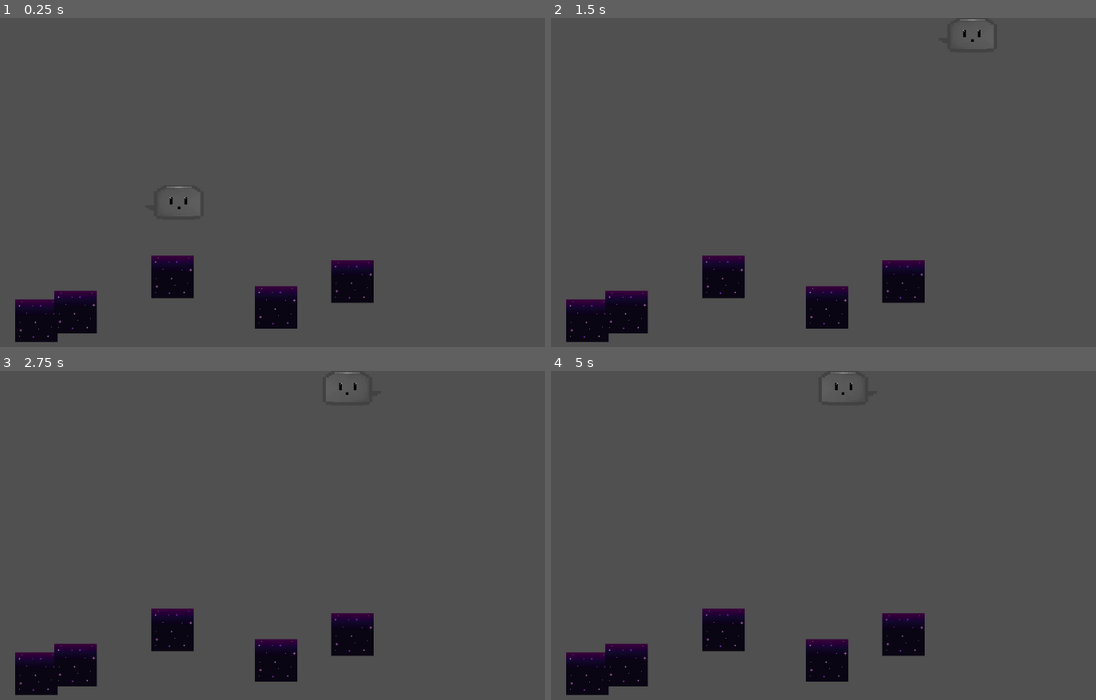
Above: before the commit, frames 1-4 (two rows, left to right).
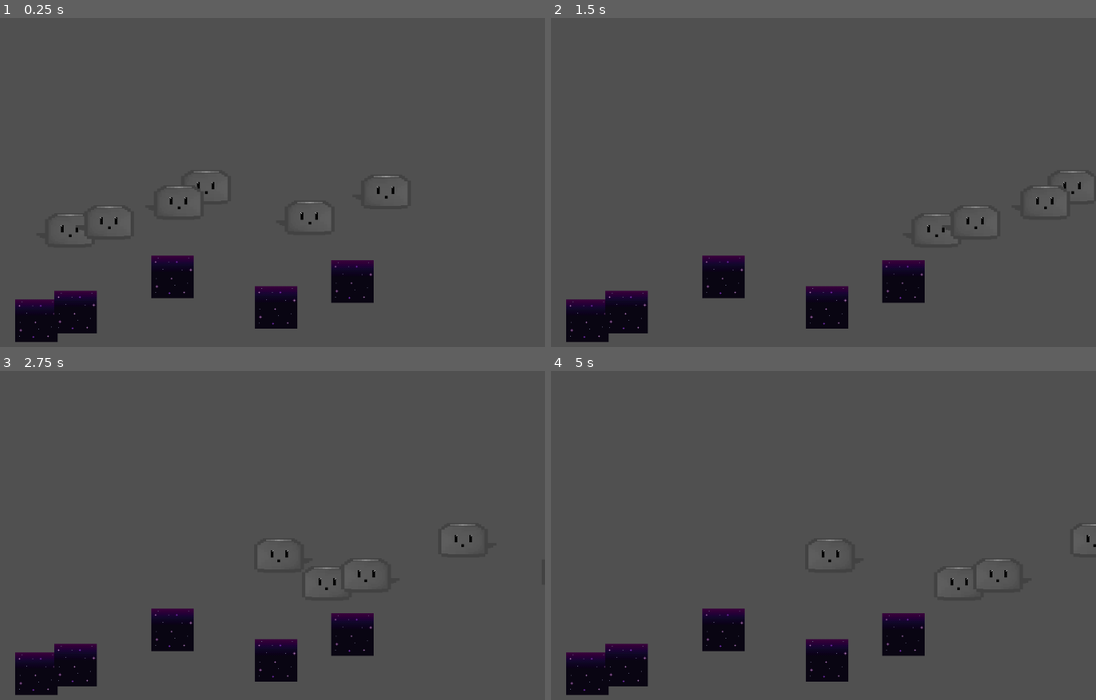
Above: after the commit, the same moments.

Repository: val-h/project-a
Game: Godot game, scene res://charecters/Physics test.tscn
Same seed, same stepped clock (60 frames per second), same inputs: the game is played once before the commit and once after it. This scene is started directly instead of the project's main scene.
Inputs:
- Up to frame 1 (0.25 s): no input
- Up to frame 2 (1.5 s): tap Enter at 0.5 s; hold W (move_up) 0.53-1.28 s; hold D (move_right) from 0.53 s (still down); tap Space (start_game) at 1.35 s
- Up to frame 3 (2.75 s): tap W (move_up) at 1.52, 1.55, 1.82 s; release D (move_right) at 2.03 s; hold A (move_left) from 2.03 s (still down); hold W (move_up) from 2.03 s (still down)
- Up to frame 4 (5 s): release A (move_left) at 2.78 s; release W (move_up) at 2.78 s; hold D (move_right) 2.78-4.28 s; tap Space (start_game) at 2.85, 4.25, 4.35 s; tap W (move_up) at 3.02, 3.05, 3.32, 4.52, 4.55, 4.82 s; hold W (move_up) 3.53-4.28 s; hold A (move_left) from 4.28 s (still down)

The runs differ from the first frame. In frame 1, 0.2% of the frame differs, in the area x 10-74%, y 46-67%; in frame 2, 0.2%; in frame 3, 0.2%; in frame 4, 0.2%.

Commit message:
little to no progress on the player

Diff:
--- a/Project A/Player-physics.gd
+++ b/Project A/Scripts/Player-physics.gd
@@ -7,18 +7,19 @@
 export var speed = 500
 var screen_size
 var sprite_size
+var y_velo = 0
 
 func _ready():
 	screen_size = get_viewport_rect().size
 	sprite_size = $Sprite.get_rect().size
 
-func _process(delta):
+func _physics_process(delta):
 	# Create the vector var and control the direction of the movements
 	var velocity = Vector2()
-	if Input.is_action_pressed("move_up"):
-		velocity.y -= 1
-	if Input.is_action_pressed("move_down"):
-		velocity.y += 1
+#	if Input.is_action_pressed("move_up"):
+#		velocity.y -= 1
+#	if Input.is_action_pressed("move_down"):
+#		velocity.y += 1
 	if Input.is_action_pressed("move_left"):
 		velocity.x -= 1
 	if Input.is_action_pressed("move_right"):
@@ -29,9 +30,18 @@
 		velocity = velocity.normalized() * speed
 
 	# Update the position of the player and set its limits
+	var grounded = is_on_floor()
+	y_velo += GRAVITY
 	position += velocity * delta
 	position.x = clamp(position.x, 0 + sprite_size.x / 2, screen_size.x - sprite_size.x / 2)
-	position.y = clamp(position.y, 0 + sprite_size.y / 2, screen_size.y - sprite_size.y / 2)
+#	position.y = clamp(position.y, 0 + sprite_size.y / 2, screen_size.y - sprite_size.y / 2)
+	if grounded and Input.is_action_just_pressed("move_up"):
+		y_velo -= JUMP_FORCE
+	if grounded and y_velo >=5:
+		y_velo = 5
+	if y_velo > MAX_FALL_SPEED:
+		y_velo = MAX_FALL_SPEED
+
 
 	# Change the sprite orientation when the user presses space
 	if velocity.x != 0:
--- a/Project A/charecters/PlanetMob.tscn
+++ b/Project A/charecters/PlanetMob.tscn
@@ -1,7 +1,8 @@
 [gd_scene load_steps=4 format=2]
 
-[ext_resource path="res://levels/Planet.gd" type="Script" id=1]
+[ext_resource path="res://Scripts/Planet.gd" type="Script" id=1]
 [ext_resource path="res://art/planet.png" type="Texture" id=2]
+
 
 [sub_resource type="CircleShape2D" id=1]
 radius = 21.5287
--- a/Project A/charecters/Player-physics.tscn
+++ b/Project A/charecters/Player-physics.tscn
@@ -1,6 +1,6 @@
 [gd_scene load_steps=4 format=2]
 
-[ext_resource path="res://Player-physics.gd" type="Script" id=1]
+[ext_resource path="res://Scripts/Player-physics.gd" type="Script" id=1]
 [ext_resource path="res://art/charecters/toaster.png" type="Texture" id=2]
 
 [sub_resource type="CapsuleShape2D" id=1]
--- a/Project A/levels/GroundBlock.tscn
+++ b/Project A/levels/GroundBlock.tscn
@@ -1,8 +1,9 @@
-[gd_scene load_steps=3 format=2]
+[gd_scene load_steps=4 format=2]
 
 [ext_resource path="res://art/textures/space/space texture1.png" type="Texture" id=1]
+[ext_resource path="res://charecters/Player-physics.tscn" type="PackedScene" id=2]
 
-[sub_resource type="RectangleShape2D" id=4]
+[sub_resource type="RectangleShape2D" id=1]
 extents = Vector2( 32.4731, 31.2346 )
 
 [node name="StaticBody2D" type="StaticBody2D"]
@@ -12,7 +13,10 @@
 }
 
 [node name="CollisionShape2D" type="CollisionShape2D" parent="."]
-shape = SubResource( 4 )
+shape = SubResource( 1 )
 
 [node name="ground" type="Sprite" parent="."]
 texture = ExtResource( 1 )
+
+[node name="Player" parent="." instance=ExtResource( 2 )]
+position = Vector2( -8.86948, -135.594 )
--- a/Project A/levels/SpaceLevel.tscn
+++ b/Project A/levels/SpaceLevel.tscn
@@ -1,12 +1,13 @@
 [gd_scene load_steps=10 format=2]
 
-[ext_resource path="res://levels/SpaceLevel.gd" type="Script" id=1]
+[ext_resource path="res://Scripts/SpaceLevel.gd" type="Script" id=1]
 [ext_resource path="res://charecters/PlanetMob.tscn" type="PackedScene" id=2]
 [ext_resource path="res://space_tileset.tres" type="TileSet" id=3]
 [ext_resource path="res://stars_tileset.tres" type="TileSet" id=4]
 [ext_resource path="res://levels/Player.gd" type="Script" id=5]
 [ext_resource path="res://art/charecters/toaster.png" type="Texture" id=6]
 [ext_resource path="res://WIP.tscn" type="PackedScene" id=7]
+
 
 [sub_resource type="CapsuleShape2D" id=1]
 radius = 26.2115
--- a/Project A/levels/test.tscn
+++ b/Project A/levels/test.tscn
@@ -9,11 +9,10 @@
 [ext_resource path="res://art/planet.png" type="Texture" id=7]
 [ext_resource path="res://WIP.tscn" type="PackedScene" id=8]
 [ext_resource path="res://fonts/karma_font.tres" type="DynamicFont" id=9]
-[ext_resource path="res://pause.gd" type="Script" id=10]
+[ext_resource path="res://Scripts/pause.gd" type="Script" id=10]
 [ext_resource path="res://sounds/background_music.ogg" type="AudioStream" id=11]
 [ext_resource path="res://sounds/oof_sound.wav" type="AudioStream" id=12]
-[ext_resource path="res://levels/GroundBlock.tscn" type="PackedScene" id=13]
-[ext_resource path="res://charecters/Player.tscn" type="PackedScene" id=14]
+[ext_resource path="res://charecters/Player.tscn" type="PackedScene" id=13]
 
 [sub_resource type="SpriteFrames" id=1]
 animations = [ {
@@ -55,6 +54,7 @@
 [node name="SparklingStars3" type="AnimatedSprite" parent="Background"]
 position = Vector2( 480.688, 99.14 )
 frames = SubResource( 1 )
+frame = 1
 speed_scale = 0.8
 playing = true
 
@@ -139,8 +139,6 @@
 [node name="DeathSound" type="AudioStreamPlayer" parent="."]
 stream = ExtResource( 12 )
 
-[node name="StaticBody2D" parent="." instance=ExtResource( 13 )]
-
-[node name="Player" parent="." instance=ExtResource( 14 )]
+[node name="Player" parent="." instance=ExtResource( 13 )]
 [connection signal="playing" from="." to="Pause" method="_on_Main_playing"]
 [connection signal="timeout" from="MobTimer" to="." method="_on_MobTimer_timeout"]
Renamed: Project A/levels/Enemy.gd -> Project A/Scripts/Enemy.gd
Renamed: Project A/levels/Planet.gd -> Project A/Scripts/Planet.gd
Renamed: Project A/levels/SpaceLevel.gd -> Project A/Scripts/SpaceLevel.gd
Renamed: Project A/pause.gd -> Project A/Scripts/pause.gd
Not shown: 1 places in Project A/levels/test.tscn that only renumber resources
